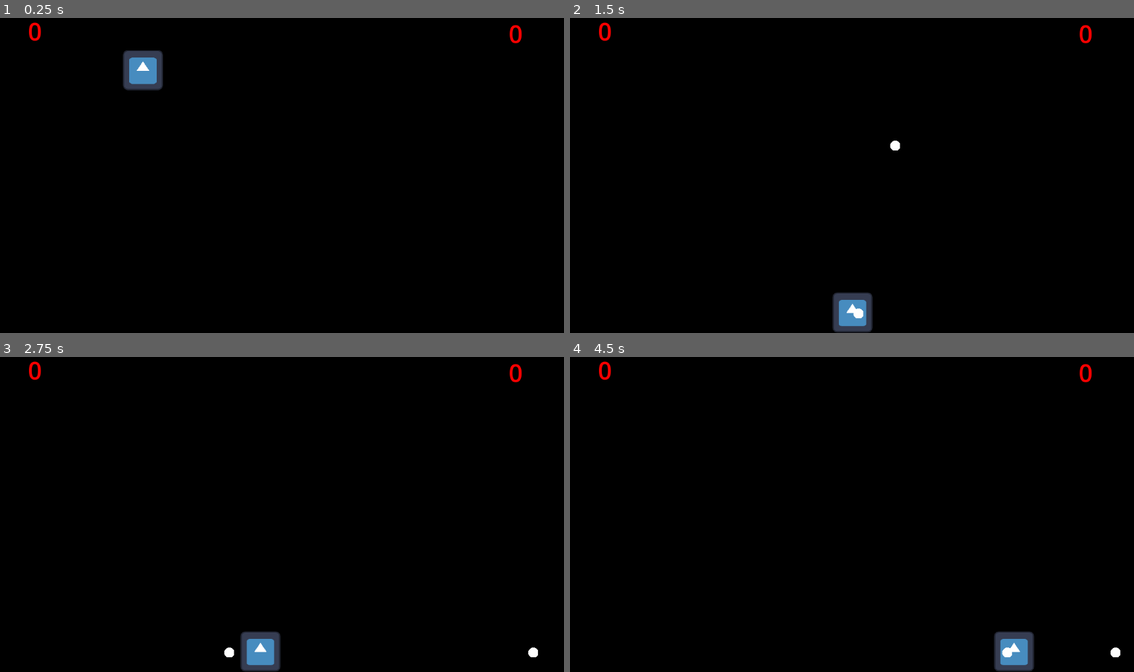
Above: before the commit, frames 1-4 (two rows, left to right).
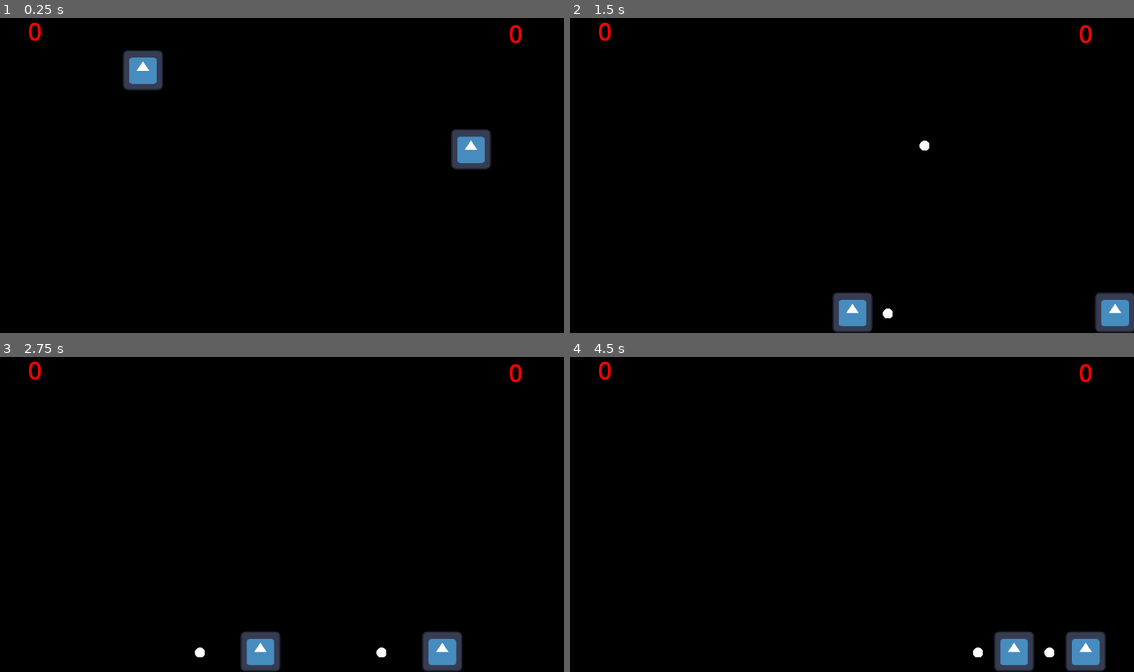
Above: after the commit, the same moments.

Repository: Jakub-Stankiewicz/platformer
Game: Godot game, scene res://scenes/arena.tscn
Two runs of this game, one before a commit and one after it. Both use one fixed random seed, a clock stepped at 60 frames per second and the inputs below. The engine's default icon, where the game draws it, is replaced by a stand-in: a white triangle on a blue panel in a dark square.
Inputs (mouse positions are in pixels of both pictures, inside the frame that each line leads up to):
- Up to frame 1 (0.25 s): no input
- Up to frame 2 (1.5 s): move the mouse to (976, 159) at 0.52 s; hold Right (ui_right) from 0.53 s (still down); click (976, 159) at 0.6 s; move the mouse to (739, 191) at 1.27 s; click (739, 191) at 1.35 s
- Up to frame 3 (2.75 s): move the mouse to (338, 445) at 2.02 s; release Right (ui_right) at 2.03 s; hold Left (ui_left) from 2.03 s (still down); click (338, 445) at 2.1 s
- Up to frame 4 (4.5 s): move the mouse to (823, 577) at 2.77 s; release Left (ui_left) at 2.78 s; hold Right (ui_right) 2.78-4.28 s; click (823, 577) at 2.85 s; move the mouse to (1021, 561) at 3.52 s; click (1021, 561) at 3.6 s; move the mouse to (682, 467) at 4.27 s; hold Left (ui_left) from 4.28 s (still down); click (682, 467) at 4.35 s

The runs differ from the first frame. In frame 1, 0.9% of the frame differs, in the area x 79-88%, y 35-49%; in frame 2, 1.1%; in frame 3, 1.1%, in the area x 34-96%, y 87-100%; in frame 4, 1.1%.

Commit message:
naprawione strzelanie

Diff:
--- a/project.godot
+++ b/project.godot
@@ -17,7 +17,7 @@
 
 [autoload]
 
-GameController="*res://game_controller.gd"
+GameController="*res://scenes/game_controller.tscn"
 
 [input]
 
--- a/scenes/arena.tscn
+++ b/scenes/arena.tscn
@@ -17,7 +17,7 @@
 offset_bottom = 685.0
 color = Color(0, 0, 0, 1)
 
-[node name="Character" parent="." instance=ExtResource("1_ddxnd")]
+[node name="Character" parent="." groups=["players"] instance=ExtResource("1_ddxnd")]
 position = Vector2(291, 83)
 
 [node name="outer walls" type="StaticBody2D" parent="."]
@@ -55,3 +55,7 @@
 theme_override_colors/font_color = Color(1, 0, 0, 1)
 theme_override_font_sizes/font_size = 50
 text = "0"
+
+[node name="Character2" parent="." groups=["players"] instance=ExtResource("1_ddxnd")]
+position = Vector2(961, 245)
+player_id = 1
--- a/scenes/projectile.tscn
+++ b/scenes/projectile.tscn
@@ -6,8 +6,8 @@
 [sub_resource type="CircleShape2D" id="CircleShape2D_tffii"]
 
 [node name="Projectile" type="Area2D"]
-collision_layer = 2
-collision_mask = 0
+collision_layer = 3
+collision_mask = 3
 script = ExtResource("1_7163f")
 
 [node name="CollisionShape2D" type="CollisionShape2D" parent="."]
--- a/scripts/character.gd
+++ b/scripts/character.gd
@@ -1,6 +1,8 @@
 extends CharacterBody2D
 
 @onready var projectile_scene = preload("res://scenes/projectile.tscn")
+
+@export var player_id: int
 
 var speed = 300.0
 var jump_velocity = -600.0
@@ -13,13 +15,14 @@
 
 func shoot(shooting_direction):
 	var projectile = projectile_scene.instantiate()
-	get_tree().current_scene.add_child(projectile)
-	projectile.global_position = global_position
 
 	if shooting_direction == -1.0:
-		projectile.direction = (Vector2.LEFT)
+		projectile.direction = Vector2.LEFT
 	else:
-		projectile.direction = (Vector2.RIGHT)
+		projectile.direction = Vector2.RIGHT
+
+	projectile.global_position = global_position + (projectile.direction * 60)#(offset)
+	get_tree().current_scene.add_child(projectile)
 
 func jump():
 	jump_count += 1
--- a/scripts/game_controller.gd
+++ b/scripts/game_controller.gd
@@ -17,7 +17,7 @@
 
 
 
-func update_lives(player_id: int, amount):
+func update_lives(player_id: int, amount: int):
     if players.has(player_id):
         players[player_id] += amount
         emit_signal("lives_updated", player_id, players[player_id])
--- a/scripts/projectile.gd
+++ b/scripts/projectile.gd
@@ -13,5 +13,5 @@
 func _on_body_entered(body: Node):
 	# You can filter by node type if needed
 	if body.is_in_group("players"):
-		GameController.lose_life(body.cotroller_id)
+		GameController.update_lives(body.player_id, -1)
 	queue_free()
